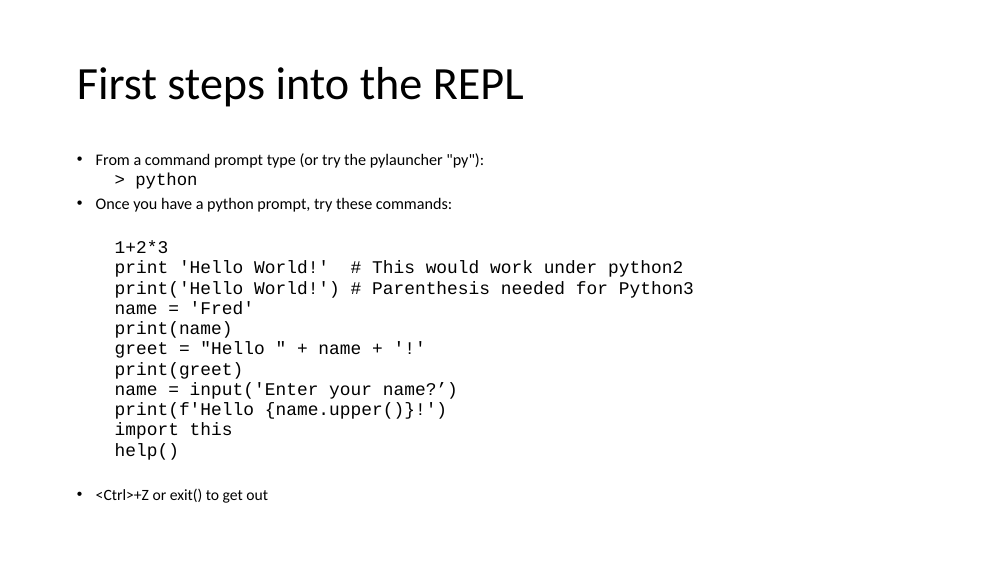
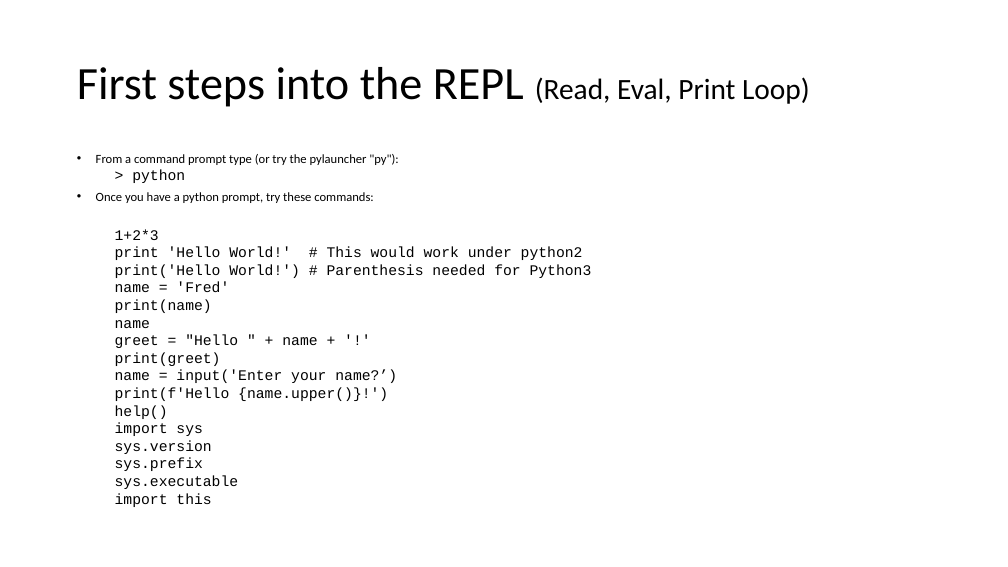
Before and after one commit to mrkbutty/PythonTutButty01, a slide deck: slide 17 of PyTut1_Intro.pptx (slide 14 before the commit). Drawn at 1008x567 pixels with LibreOffice and Linux fonts; fonts in the diff are those of the drawing. Boxes give left, top, right and bottom in pixels: in the first picture for what was removed or moved away, otherwise in the second. Text is boxed around its words. In the diff, an @@ line names an element or a change of style, - is before the commit and + after.

Commit message:
Ready for first course

```diff
--- a/PyTut1_Intro.pptx
+++ b/PyTut1_Intro.pptx
@@ title at [77,67,810,107]: text changed @@
-First steps into the REPL
+First steps into the REPL (Read, Eval, Print Loop)
@@ text at [96,154,592,507]: size 15.4 to 12 pt in "From a command prompt type (or try ...", "Once you have a python prompt, try ..."; size 16.5 to 14 pt in "> python"; size 17.1 to 14 pt in "1+2*3", "print 'Hello World!' # This would work ...", "print('Hello World!') # Parenthesis needed for Python3", "name = 'Fred'" and 6 more places @@
@@ text at [115,320,150,328]: paragraph added @@
+  name
@@ text at [115,405,239,489]: paragraphs added @@
+  help()
+  import sys
+  sys.version
+  sys.prefix
+  sys.executable
@@ text at [96,443,268,503]: paragraphs removed @@
-  help()
-• <Ctrl>+Z or exit() to get out
```
Also in this commit, not shown: 16 other slides changed, 10 slides added, 6 slides removed, 33 other files.
